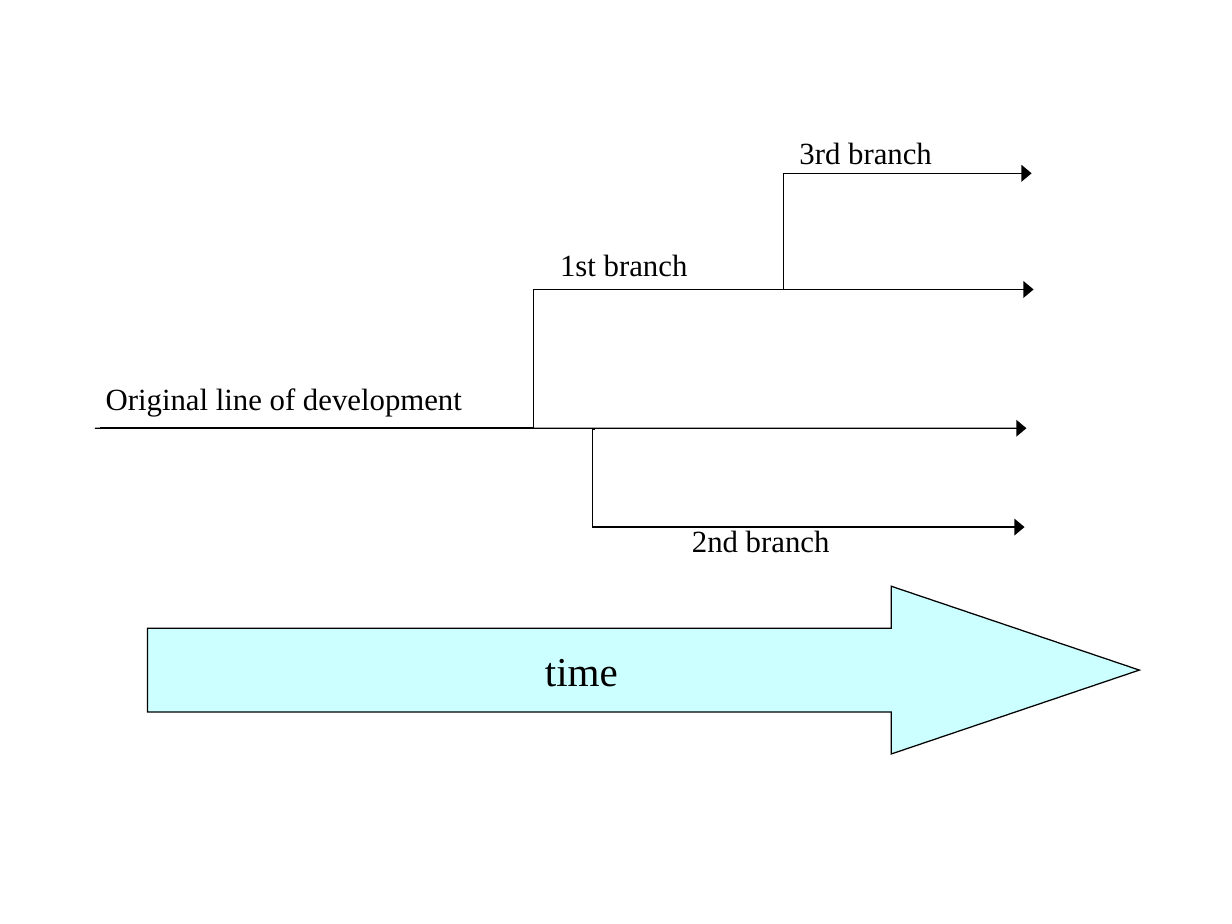
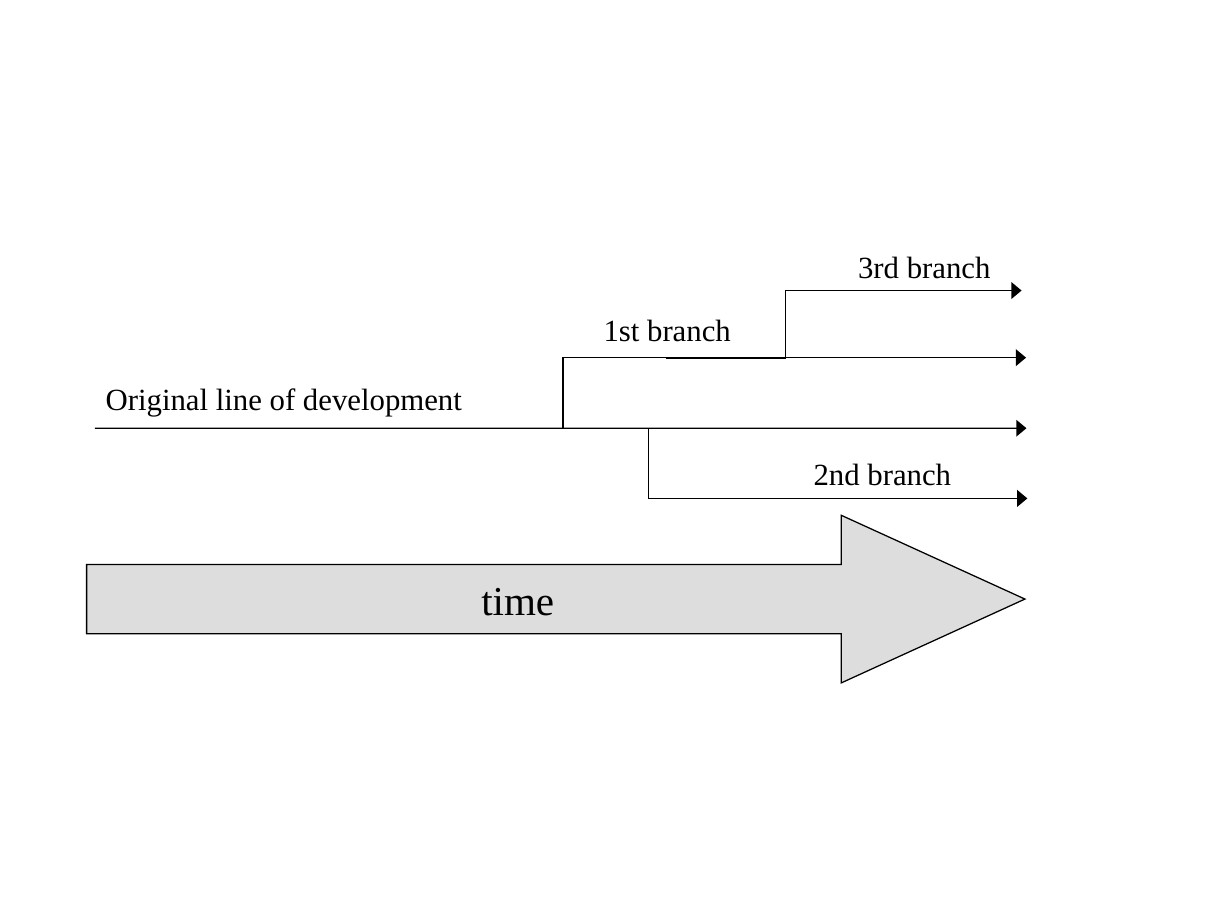
Before and after one commit to Aleksej97/source, a slide deck: slide 1 of src/book/book/images/branches.ppt. Drawn at 1232x924 pixels with LibreOffice and Linux fonts; fonts in the diff are those of the drawing. Boxes give left, top, right and bottom in pixels: in the first picture for what was removed or moved away, otherwise in the second. Text is boxed around its words. In the diff, an @@ line names an element or a change of style, - is before the commit and + after.

```diff
--- a/src/book/book/images/branches.ppt
+++ b/src/book/book/images/branches.ppt
@@ text "3rd branch" moved from (x1=799, y1=142, x2=932, y2=165) to (x1=858, y1=256, x2=991, y2=279) @@
@@ elbow arrow moved from (535, 290) - (1031, 174) to (665, 359) - (1021, 291) @@
@@ text "1st branch" moved from (x1=560, y1=254, x2=688, y2=277) to (x1=604, y1=319, x2=731, y2=342) @@
@@ elbow arrow moved from (100, 429) - (1034, 290) to (100, 429) - (1026, 357) @@
@@ elbow arrow moved from (595, 430) - (1025, 527) to (601, 429) - (1027, 499) @@
@@ text "2nd branch" moved from (x1=692, y1=530, x2=830, y2=553) to (x1=814, y1=463, x2=951, y2=486) @@
@@ right arrow "time" resized from (x1=148, y1=586, x2=1140, y2=754) to (x1=86, y1=515, x2=1025, y2=683) @@
@@ right arrow "time" at (x1=86, y1=515, x2=1025, y2=683): fill #CCFFFF to #DDDDDD; proportions changed @@
```
Also in this commit, not shown: 3 other slides changed, 14 other files.
